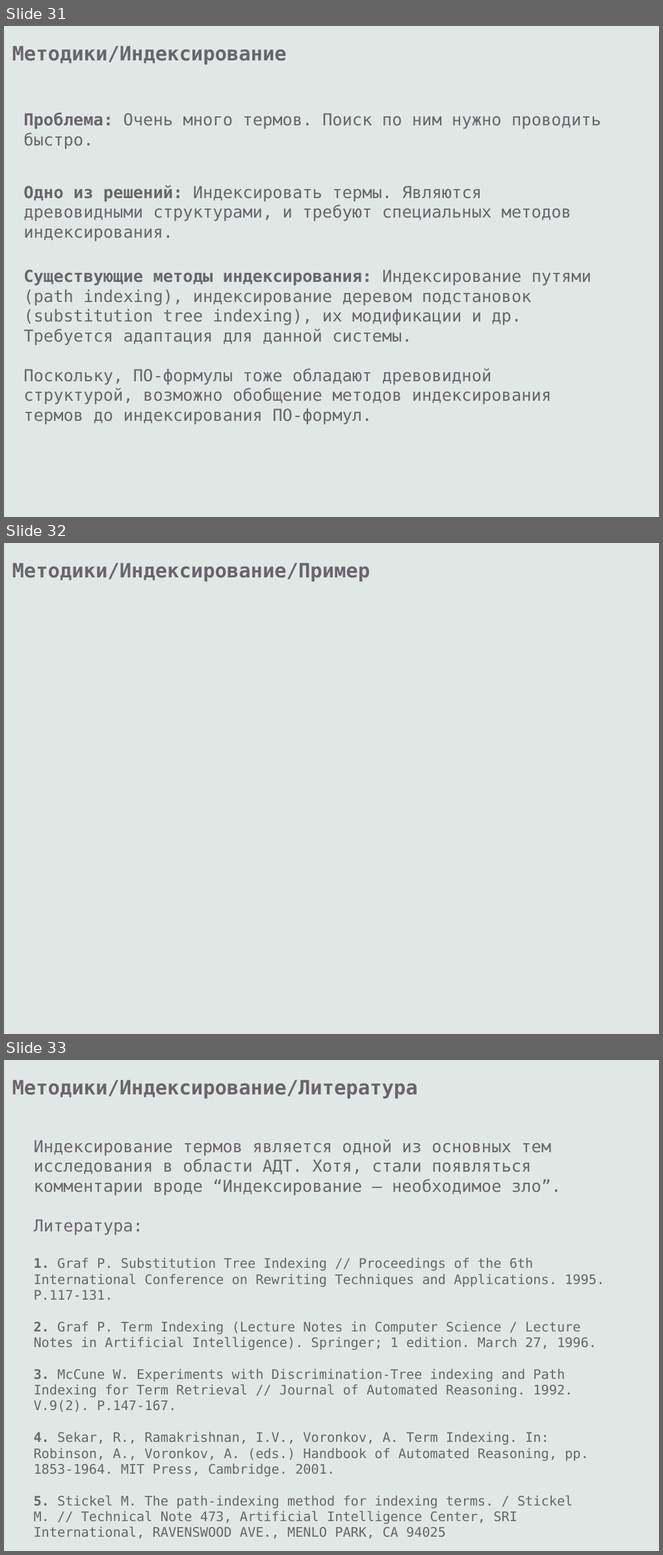
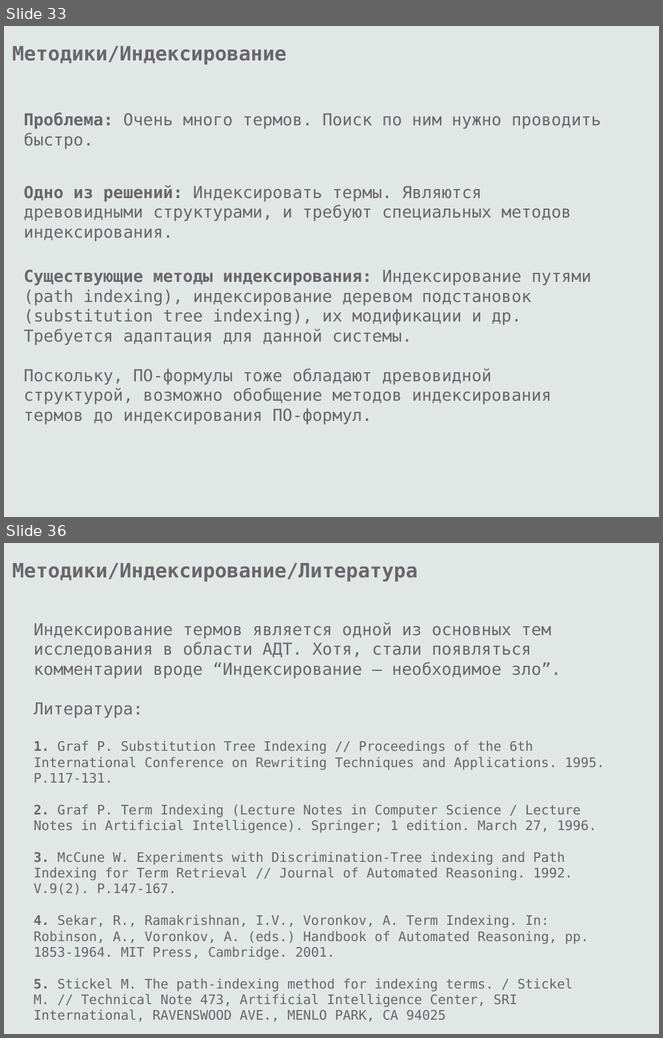
Before and after one commit to eugeneai/prisnif, a slide deck: brick/pres/pacman.odp. Shown one above the other, each under a label of ours: slides 31, 32 and 33 before the commit, slides 33 and 36 after it; the slides between them are not shown. The pictures are 663x1555 and 663x1038 pixels, drawn with LibreOffice and Linux fonts; fonts in the diff are those of the drawing. Boxes give left, top, right and bottom in pixels: in the first picture for what was removed or moved away, otherwise in the second. Text is boxed around its words. In the diff, an @@ line names an element or a change of style, - is before the commit and + after.

```diff
--- a/brick/pres/pacman.odp
+++ b/brick/pres/pacman.odp
@@ slide 32 removed at (x1=4, y1=543, x2=659, y2=1034), background #E1E7E5 @@
@@ text removed at (x1=12, y1=563, x2=371, y2=581) @@
-Методики/Индексирование/Пример
@@ what was slide 31 is now slide 33 @@
@@ what was slide 33 is now slide 36 @@
```
Also in this commit, not shown: 4 slides changed, 6 slides added, 2 other slides removed.
